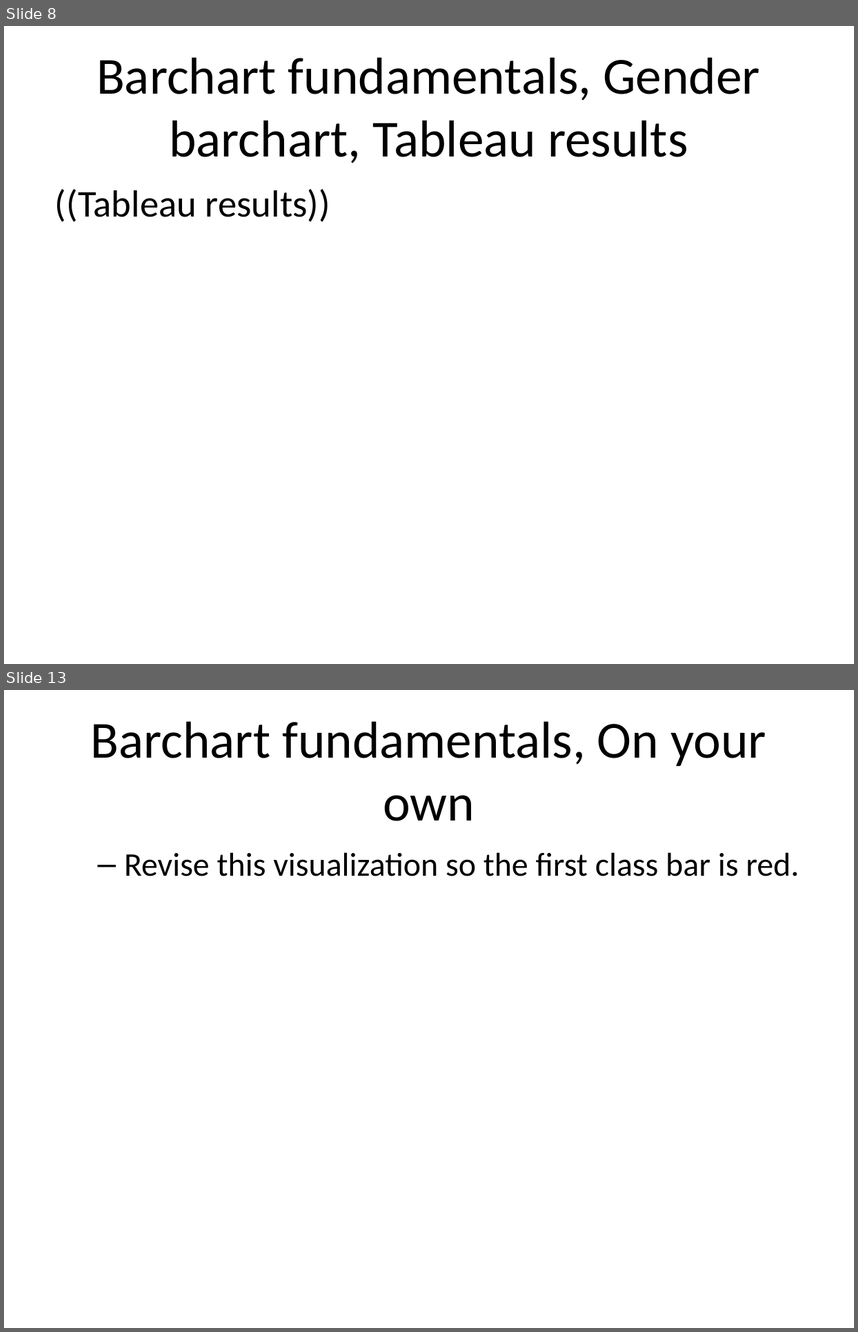
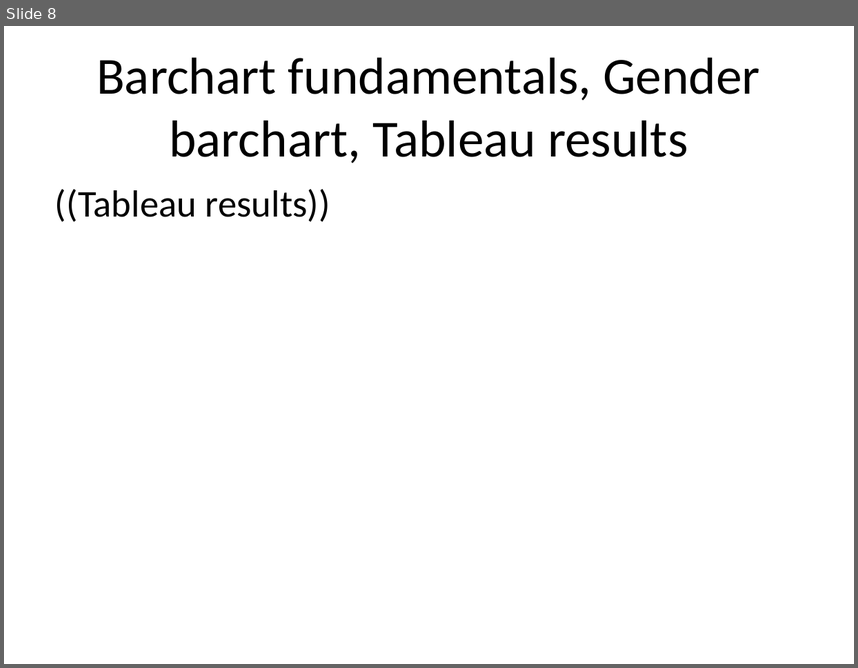
Before and after one commit to pmean/data-visualization, a slide deck: data-viz-02/src/barcharts-fundamentals-draw-gender.pptx. Shown one above the other, each under a label of ours: slides 8 and 13 before the commit, slide 8 after it; the slides between them are not shown. The pictures are 858x1332 and 858x668 pixels, drawn with LibreOffice and Linux fonts; fonts in the diff are those of the drawing. Boxes give left, top, right and bottom in pixels: in the first picture for what was removed or moved away, otherwise in the second. Text is boxed around its words. In the diff, an @@ line names an element or a change of style, - is before the commit and + after.

```diff
--- a/data-viz-02/src/barcharts-fundamentals-draw-gender.pptx
+++ b/data-viz-02/src/barcharts-fundamentals-draw-gender.pptx
@@ slide 13 removed at box(4, 690, 854, 1328), background #FFFFFF @@
@@ title removed at box(90, 721, 766, 821) @@
-Barchart fundamentals, On your own
@@ text removed at box(124, 852, 799, 876) @@
-  – Revise this visualization so the first class bar is red.
```
Also in this commit, not shown: 3 slides changed, 14 other slides removed, 4 other files.
